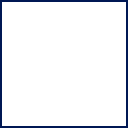
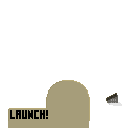
Layer changes from the first 128×128 image to the second:
added layer "Layer 3" above "Layer 2" over (106, 93, 122, 106)
added layer "Layer 2" above "Layer 1" over (8, 80, 90, 128)
hid "Layer 1" over (0, 0, 128, 128)
